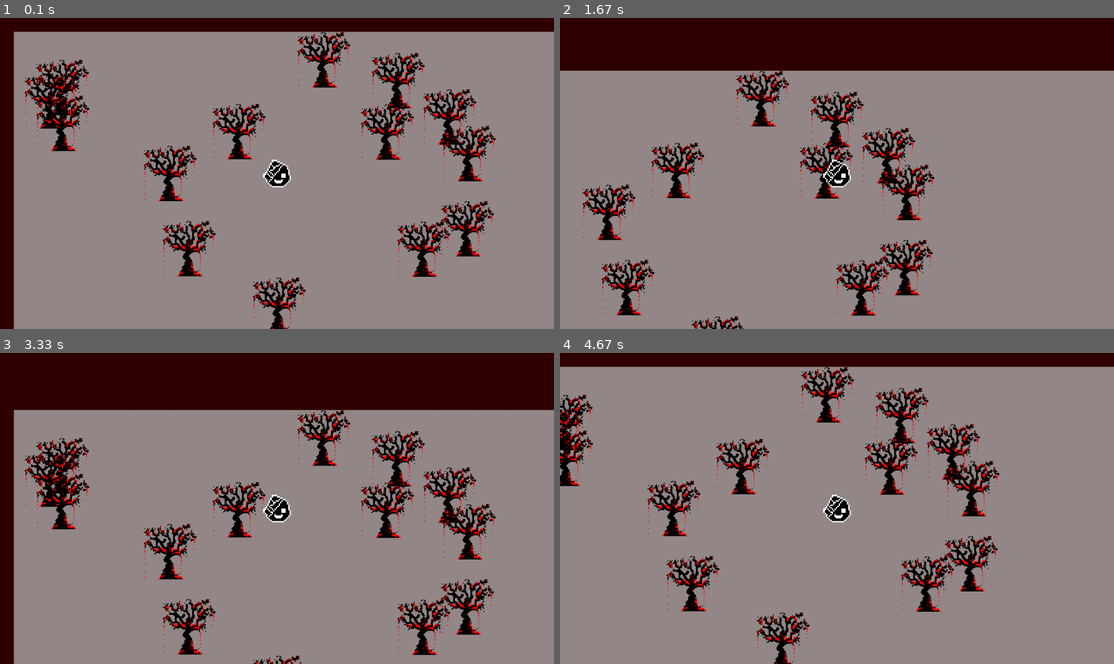
Above: before the commit, frames 1-4 (two rows, left to right).
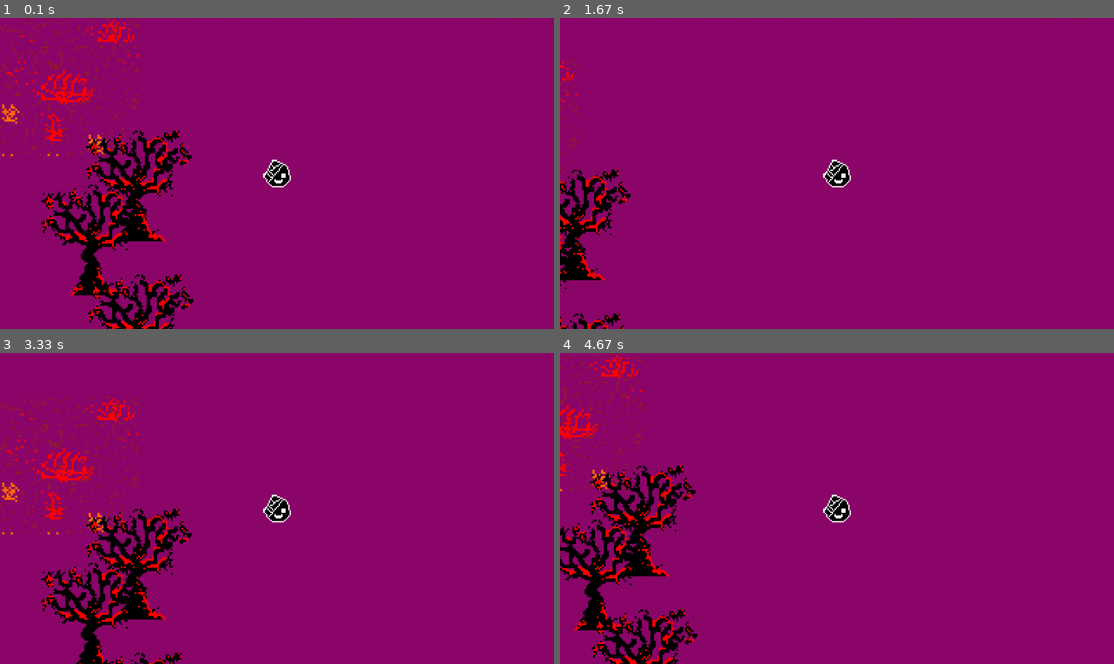
Above: after the commit, the same moments.

Repository: Ivan-napylov/Pygame
Game: pygame game, started from main.py
The game is run twice, just before and just after one commit, with the same random seed, the same clock (stepped at 60 frames per second) and the same inputs.
Inputs:
- Up to frame 1 (0.1 s): no input
- Up to frame 2 (1.67 s): hold D 0.33-0.8 s; hold W 0.83-1.13 s; hold D 1.17-1.63 s
- Up to frame 3 (3.33 s): hold A 1.67-2.2 s; hold S 2.23-2.53 s; hold A 2.57-2.97 s; hold W from 3 s (still down)
- Up to frame 4 (4.67 s): release W at 3.37 s; hold D 3.4-4.03 s; hold S 4.07-4.43 s; hold A from 4.47 s (still down)

The runs differ from the first frame. In frame 1, 100% of the frame differs, in the area x 0-100%, y 0-100%; in frame 2, 100%; in frame 3, 100%; in frame 4, 100%.

Commit message:
version: 0.1.1.1

Diff:
--- /dev/null
+++ b/background.py
@@ -0,0 +1,4 @@
+import pygame
+
+class Env():
+    def __init__(self):
--- a/camera.py
+++ b/camera.py
@@ -10,12 +10,14 @@
         self.half_w = self.disp.get_size()[0] // 2
         self.half_h = self.disp.get_size()[1] // 2
 
-        self.bg = pygame.image.load('graphics/bg.png').convert_alpha()
+        self.bg = pygame.transform.scale(pygame.image.load('graphics/bg.png').convert_alpha(), (320, 320))
         self.bg_rect = self.bg.get_rect(topleft = (0, 0))
 
     def center_target_camera(self, target):
         self.offset.x = target.rect.centerx - self.half_w
         self.offset.y = target.rect.centery - self.half_h
+
+        print(self.offset.x, self.offset.y)
 
     def custom_draw(self, player):
 
@@ -24,6 +26,9 @@
         # Background
         bg_offset = self.bg_rect.topleft - self.offset
         self.disp.blit(self.bg, bg_offset)
+        # for x in range(-self.bg.get_width(), self.disp.get_size()[0], self.bg.get_width()):
+        #     for y in range(-self.bg.get_height(), self.disp.get_size()[1], self.bg.get_height()):
+        #         self.disp.blit(self.bg, (bg_offset.x + x, bg_offset.y + y))
 
 
         # Активные элементы
--- /dev/null
+++ b/enemy.py
@@ -0,0 +1,12 @@
+import pygame
+class Enemy(pygame.sprite.Sprite):
+    def __init__(self, pos, group):
+        super().__init__(group)
+
+        self.image = pygame.transform.scale(pygame.image.load('graphics/enemy.png').convert_alpha(), (64, 64))
+
+        self.rect = self.image.get_rect(center = pos)
+        self.speed = 5
+
+
+    # def move(self, target):
--- a/enviroinment_gen.py
+++ /dev/null
@@ -1,3 +0,0 @@
-class Gen():
-    def __init__(self):
-        pass
--- a/main.py
+++ b/main.py
@@ -1,6 +1,7 @@
 # Импорт библиотек
 from player import Player
 from camera import Camera
+from enemy import Enemy
 from tree import Tree
 import pygame
 import random
@@ -24,12 +25,12 @@
         # Камера
         self.camera_group = Camera()
         # Игрок
-        self.player = Player((self.shirina / 2 - 32, self.visota / 2 - 32), self.camera_group)
+        self.player = Player((self.shirina / 2, self.visota / 2), self.camera_group)
 
         # Окружение
         for i in range(20):
-            random_x = random.randint(0, 1000)
-            random_y = random.randint(0, 1000)
+            random_x = random.randint(0, 4000)
+            random_y = random.randint(0, 4000)
             Tree((random_x, random_y), self.camera_group)
 
 
@@ -45,7 +46,7 @@
 
 
             # Рендеринг
-            self.screen.fill((50, 0, 0))
+            self.screen.fill('#8d076a')
 
             # Камера
             self.camera_group.update()
--- a/tree.py
+++ b/tree.py
@@ -2,5 +2,5 @@
 class Tree(pygame.sprite.Sprite):
     def __init__(self, pos, group):
         super().__init__(group)
-        self.image = pygame.transform.scale(pygame.image.load('graphics/tree.png').convert_alpha(), (128, 128))
+        self.image = pygame.transform.scale(pygame.image.load('graphics/tree.png').convert_alpha(), (256, 256))
         self.rect = self.image.get_rect(topleft = pos)
Binary file changed: graphics/bg.png
Binary file added: graphics/bush.png
Binary file added: graphics/bush_or.png
Binary file added: graphics/bush_red.png
Binary file added: graphics/her_poimi_shto.png
Binary file changed: graphics/tree.png
